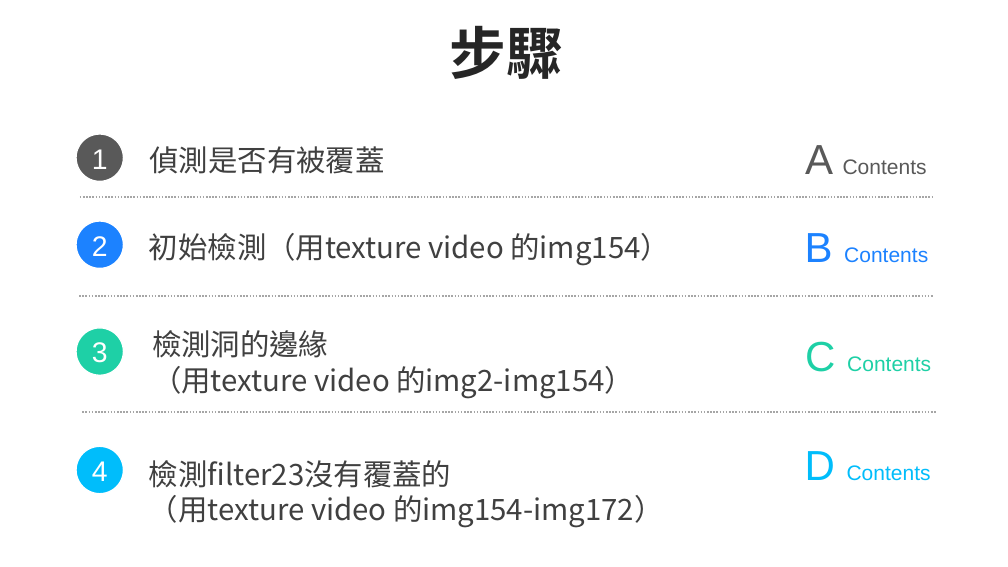
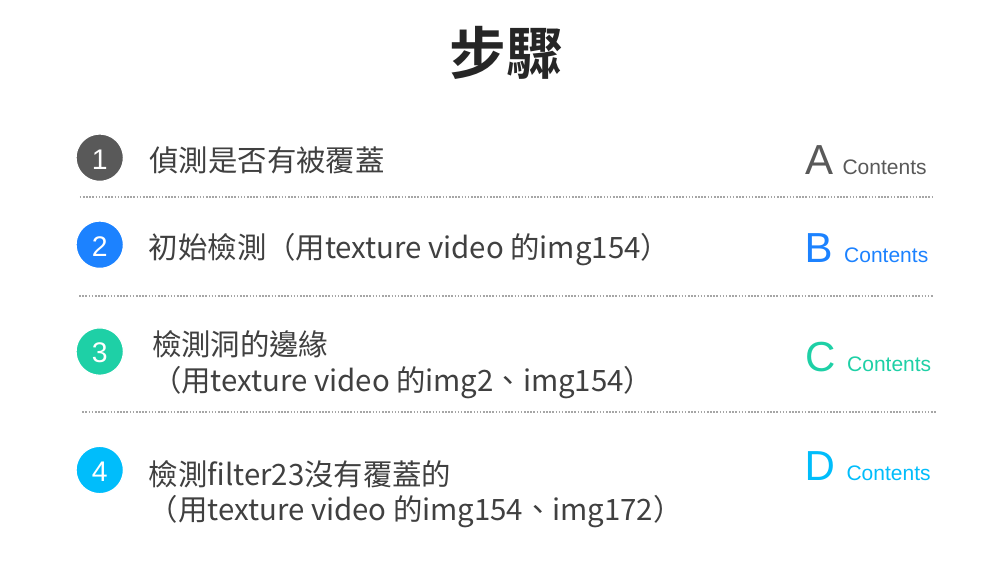
Before and after one commit to 409416541/111-1-project, a slide deck: slide 11 of 影像專題.pptx. Drawn at 1008x567 pixels with LibreOffice and Linux fonts; fonts in the diff are those of the drawing. Boxes give left, top, right and bottom in pixels: in the first picture for what was removed or moved away, otherwise in the second. Text is boxed around its words. In the diff, an @@ line names an element or a change of style, - is before the commit and + after.

Commit message:
PPT OK

```diff
--- a/影像專題.pptx
+++ b/影像專題.pptx
@@ text at (152, 366, 653, 399): text changed @@
-（用texture video 的img2-img154）
+（用texture video 的img2、img154）
@@ text at (149, 495, 682, 528): text changed @@
-（用texture video 的img154-img172）
+（用texture video 的img154、img172）
```
Also in this commit, not shown: 1 other slide changed, 2 slides added, 2 slides removed.
